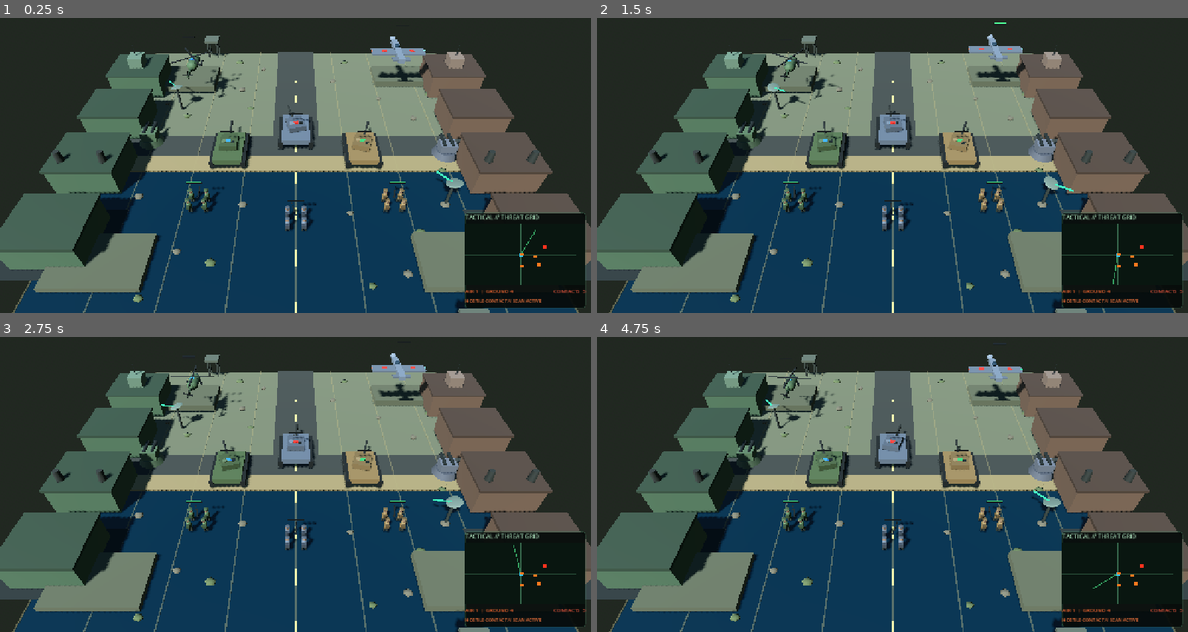
Above: before the commit, frames 1-4 (two rows, left to right).
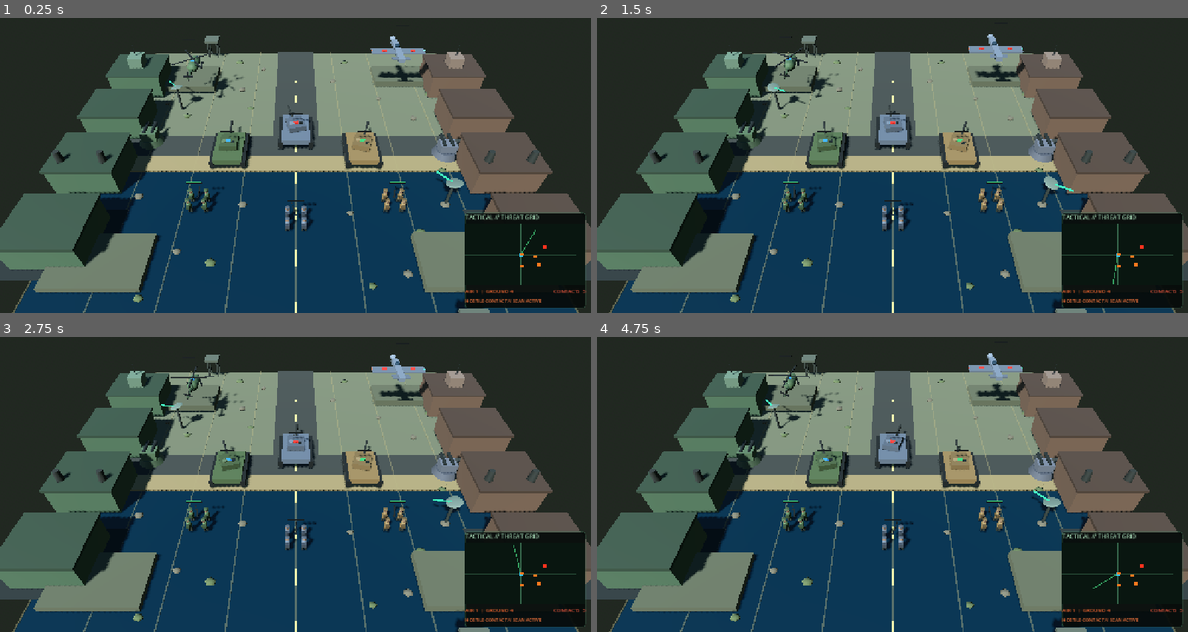
Above: after the commit, the same moments.

Repository: Jamalalbaroty/storm-generals-mobil
Game: Godot game, scene res://prototype_3d/battlefield_3d.tscn
The game is run twice, just before and just after one commit, with the same random seed, the same clock (stepped at 60 frames per second) and the same inputs. This scene is started directly instead of the project's main scene.
Inputs (mouse positions are in pixels of both pictures, inside the frame that each line leads up to):
- Up to frame 1 (0.25 s): no input
- Up to frame 2 (1.5 s): move the mouse to (1022, 130) at 0.52 s; click (1022, 130) at 0.67 s; drag from (774, 162) to (862, 212) at 1.27 s
- Up to frame 3 (2.75 s): move the mouse to (354, 393) at 2.02 s; click (354, 393) at 2.17 s
- Up to frame 4 (4.75 s): drag from (862, 531) to (715, 416) at 2.77 s; move the mouse to (1069, 516) at 3.52 s; click (1069, 516) at 3.67 s; drag from (715, 416) to (803, 384) at 4.27 s

The runs differ from the first frame. In frame 1, 0.3% of the frame differs, in the area x 29-72%, y 6-27%; in frame 2, 0.3%; in frame 3, 0.4%; in frame 4, 0.5%, in the area x 29-73%, y 5-27%.

Commit message:
Show live selected-unit count in mobile tactical HUD

Diff:
--- a/prototype_3d/battlefield_3d.gd
+++ b/prototype_3d/battlefield_3d.gd
@@ -29,6 +29,7 @@
 var has_selected_destination := false
 var selection_ring: MeshInstance3D
 var group_selection_rings: Array[MeshInstance3D] = []
+var selection_count_label: Label
 var order_marker: MeshInstance3D
 var touch_start_positions: Dictionary = {}
 var touch_moved: Dictionary = {}
@@ -2176,6 +2177,21 @@
 	selection_ring.visible = false
 	add_child(selection_ring)
 
+	var hud_layer := CanvasLayer.new()
+	hud_layer.name = "TacticalSelectionHud"
+	hud_layer.layer = 8
+	add_child(hud_layer)
+	selection_count_label = Label.new()
+	selection_count_label.name = "SelectionCountLabel"
+	selection_count_label.position = Vector2(22.0, 22.0)
+	selection_count_label.add_theme_font_size_override("font_size", 22)
+	selection_count_label.add_theme_color_override("font_color", Color(0.92, 0.96, 0.88))
+	selection_count_label.add_theme_color_override("font_shadow_color", Color(0.02, 0.04, 0.03, 0.92))
+	selection_count_label.add_theme_constant_override("shadow_offset_x", 2)
+	selection_count_label.add_theme_constant_override("shadow_offset_y", 2)
+	selection_count_label.visible = false
+	hud_layer.add_child(selection_count_label)
+
 	order_marker = MeshInstance3D.new()
 	var marker_mesh := CylinderMesh.new()
 	marker_mesh.top_radius = 0.48
@@ -2197,7 +2213,16 @@
 	has_selected_destination = false
 	selection_ring.visible = is_instance_valid(selected_tank)
 	_refresh_group_selection_rings()
+	_update_selection_count_label()
 	order_marker.visible = false
+
+
+func _update_selection_count_label() -> void:
+	if not is_instance_valid(selection_count_label):
+		return
+	var count := selected_live_units.size()
+	selection_count_label.text = "UNITS: %d" % count
+	selection_count_label.visible = count > 0
 
 
 func _refresh_group_selection_rings() -> void:
@@ -2255,6 +2280,7 @@
 		selected_tank = tapped_tank
 		selected_live_units.clear()
 		_refresh_group_selection_rings()
+		_update_selection_count_label()
 		attack_target = null
 		has_selected_destination = false
 		selection_ring.visible = true
